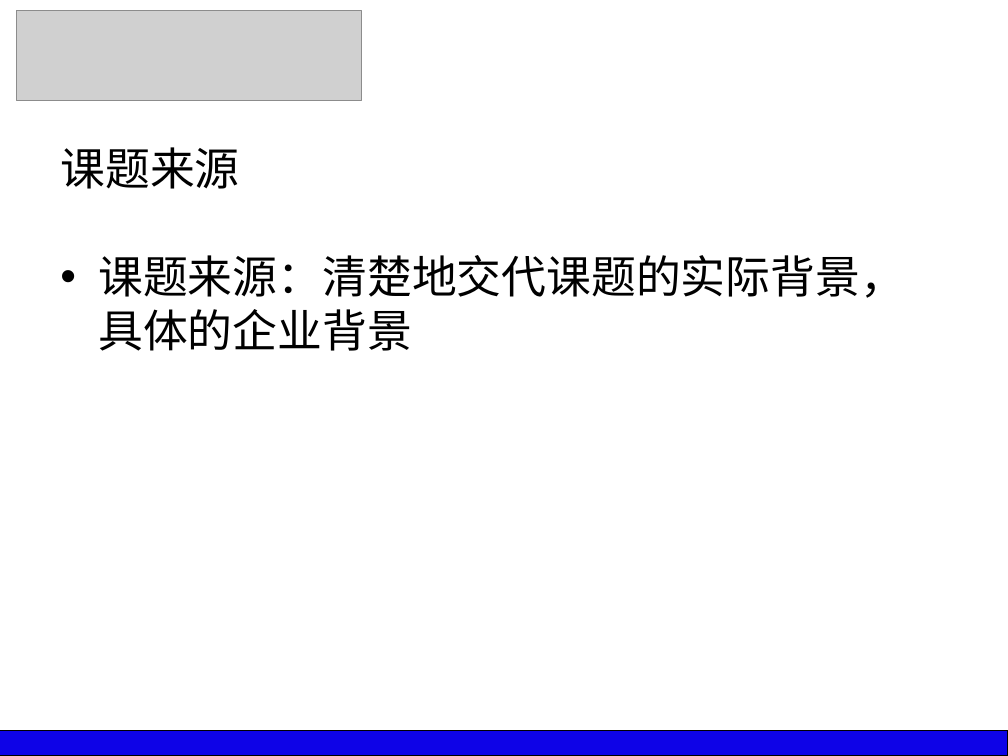
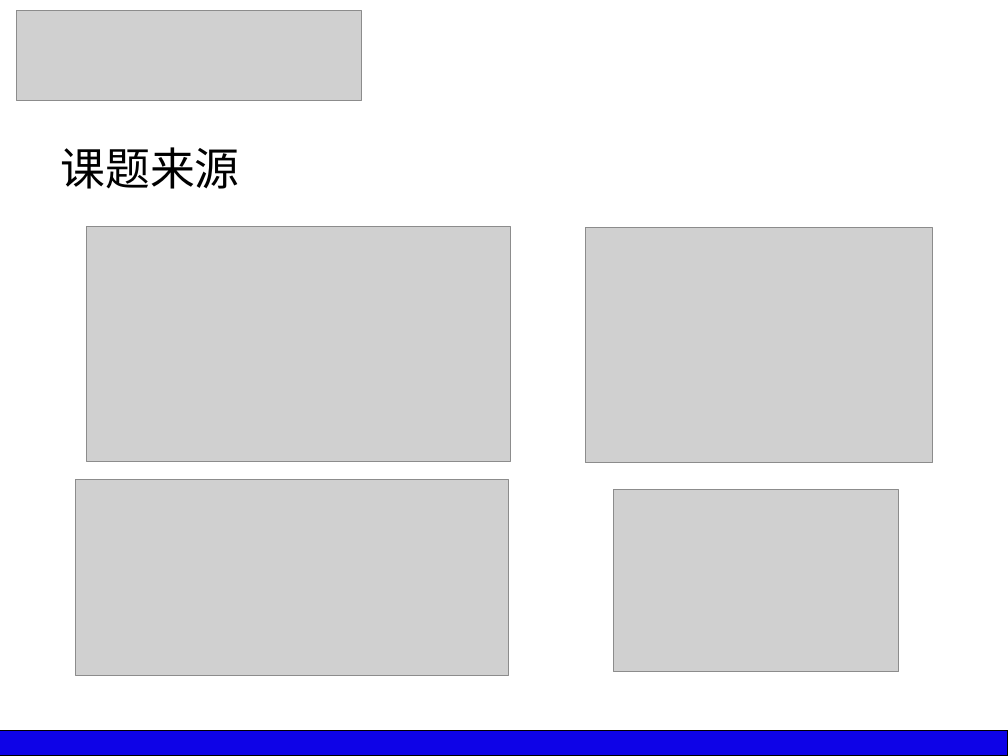
Before and after one commit to silver6wings/WeiboFilter, a slide deck: slide 2 of _Paper/X.最终毕业论文/0.于俊超_毕业答辩PPT.pptx. Drawn at 1008x756 pixels with LibreOffice and Linux fonts; fonts in the diff are those of the drawing; grey boxes stand for pictures. Boxes give left, top, right and bottom in pixels: in the first picture for what was removed or moved away, otherwise in the second. Text is boxed around its words. In the diff, an @@ line names an element or a change of style, - is before the commit and + after.

```diff
--- a/_Paper/X.最终毕业论文/0.于俊超_毕业答辩PPT.pptx
+++ b/_Paper/X.最终毕业论文/0.于俊超_毕业答辩PPT.pptx
@@ picture added at bbox=[87, 227, 510, 462] @@
@@ picture added at bbox=[585, 228, 932, 463] @@
@@ text removed at bbox=[98, 255, 905, 351] @@
-• 课题来源：清楚地交代课题的实际背景，具体的企业背景
@@ picture added at bbox=[76, 480, 509, 675] @@
@@ picture added at bbox=[613, 490, 898, 672] @@
```
Also in this commit, not shown: 5 other slides changed, 12 slides added, 5 slides removed, 3 other files.
